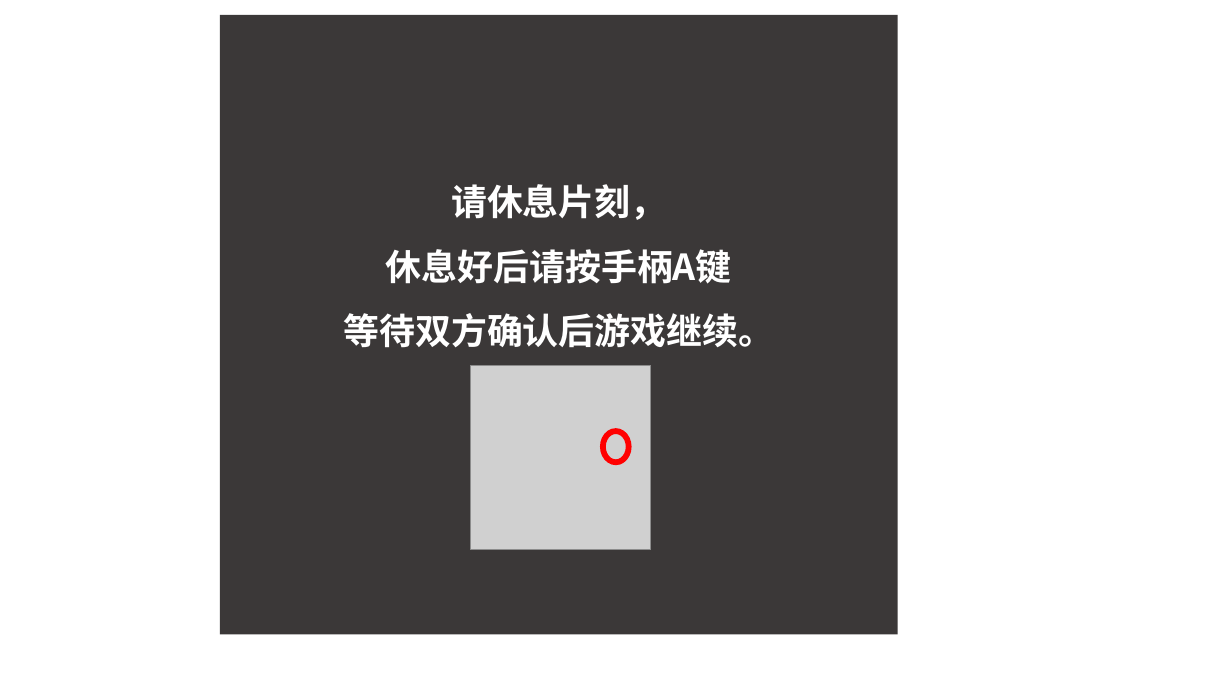
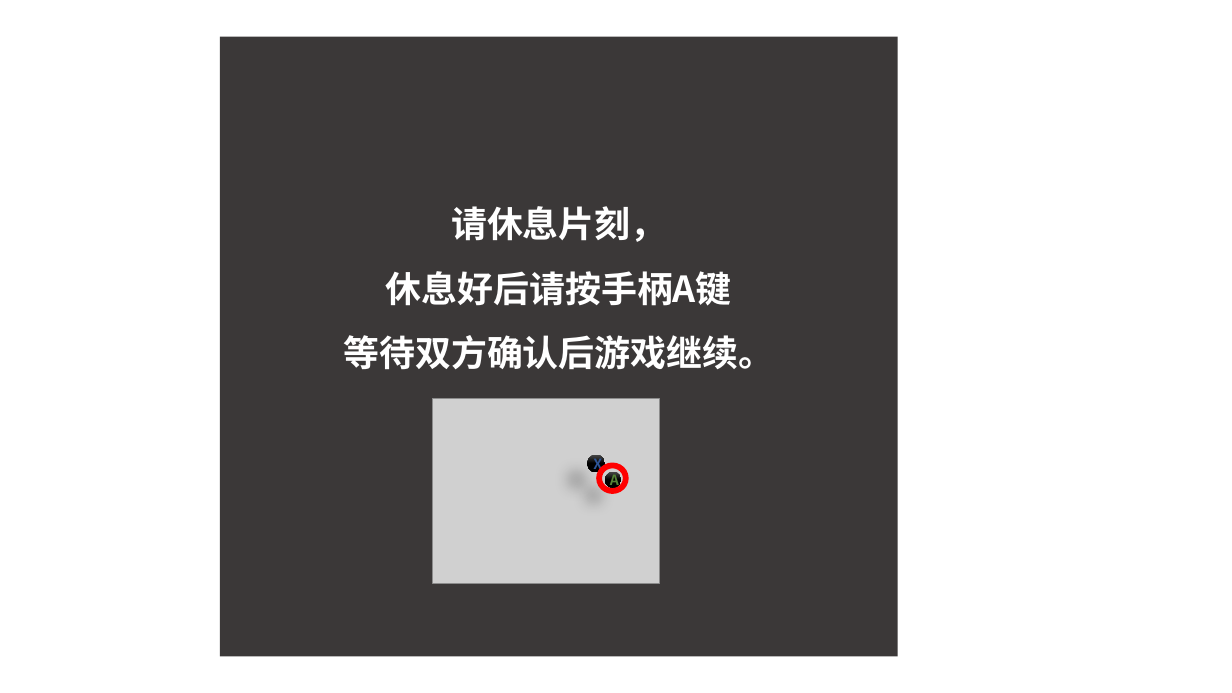
Before and after one commit to ChenyaGu/imagineWeCooperation, a slide deck: slide 6 of pictures/introduction.pptx (slide 9 before the commit). Drawn at 1232x693 pixels with LibreOffice and Linux fonts; fonts in the diff are those of the drawing; grey boxes stand for pictures. Boxes give left, top, right and bottom in pixels: in the first picture for what was removed or moved away, otherwise in the second. Text is boxed around its words. In the diff, an @@ line names an element or a change of style, - is before the commit and + after.

```diff
--- a/pictures/introduction.pptx
+++ b/pictures/introduction.pptx
@@ rectangle "请休息片刻，" moved from (x1=220, y1=15, x2=897, y2=635) to (x1=220, y1=37, x2=897, y2=657) @@
@@ picture resized from (x1=470, y1=365, x2=651, y2=549) to (x1=433, y1=399, x2=660, y2=583) @@
@@ ellipse added at (x1=588, y1=455, x2=605, y2=472), fill gradient #4B4B4B to #000000, 11 pt, text #2F5597, bold @@
+X
@@ ellipse resized from (x1=603, y1=432, x2=628, y2=463) to (x1=599, y1=466, x2=626, y2=492) @@
@@ ellipse added at (x1=605, y1=471, x2=622, y2=488), fill gradient #4B4B4B to #000000, 11 pt, text #548235, bold @@
+A
```
Also in this commit, not shown: 2 other slides changed, 2 slides removed, 8 other files.
